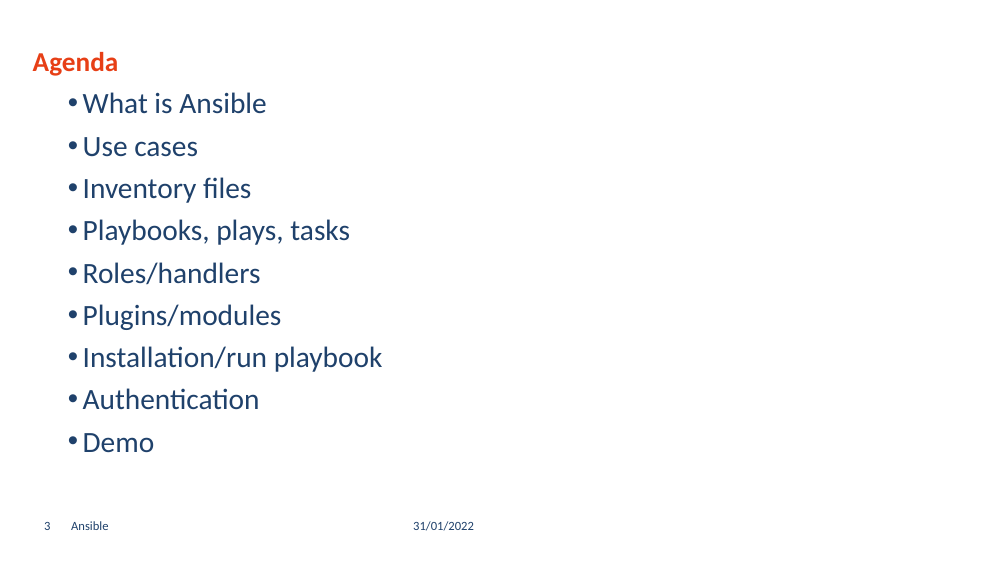
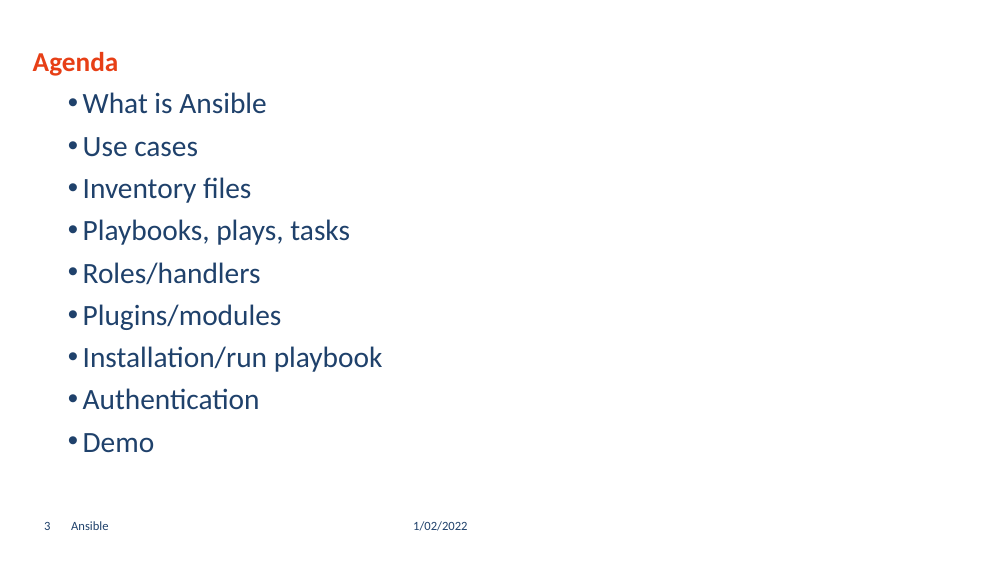
Before and after one commit to GerritVanMol/Ansible_Introduction-21_22, a slide deck: slide 3 of Documents/Ansible_BasicsAndHowToGetStarted.pptx. Drawn at 1008x567 pixels with LibreOffice and Linux fonts; fonts in the diff are those of the drawing; background and template pictures are left out. Boxes give left, top, right and bottom in pixels: in the first picture for what was removed or moved away, otherwise in the second. Text is boxed around its words. In the diff, an @@ line names an element or a change of style, - is before the commit and + after.

```diff
--- a/Documents/Ansible_BasicsAndHowToGetStarted.pptx
+++ b/Documents/Ansible_BasicsAndHowToGetStarted.pptx
@@ text at [413, 521, 467, 531]: text changed @@
-31/01/2022
+1/02/2022
```
Also in this commit, not shown: 6 other slides changed, 12 slides added, 1 other file.
